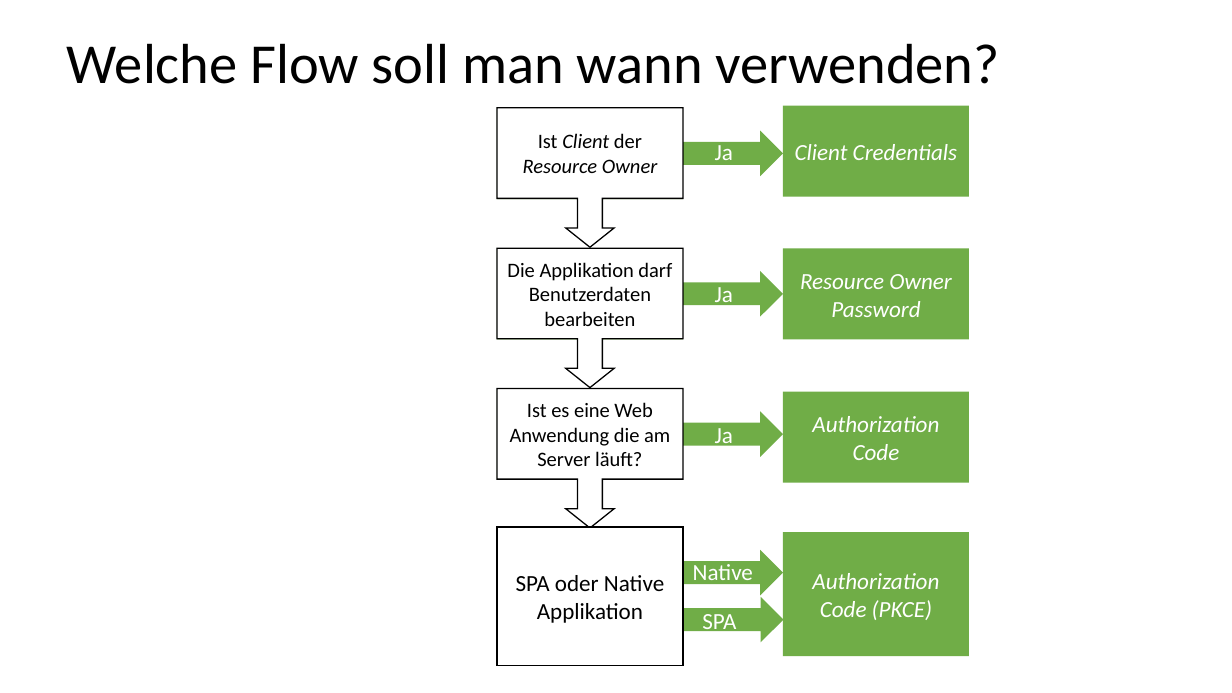
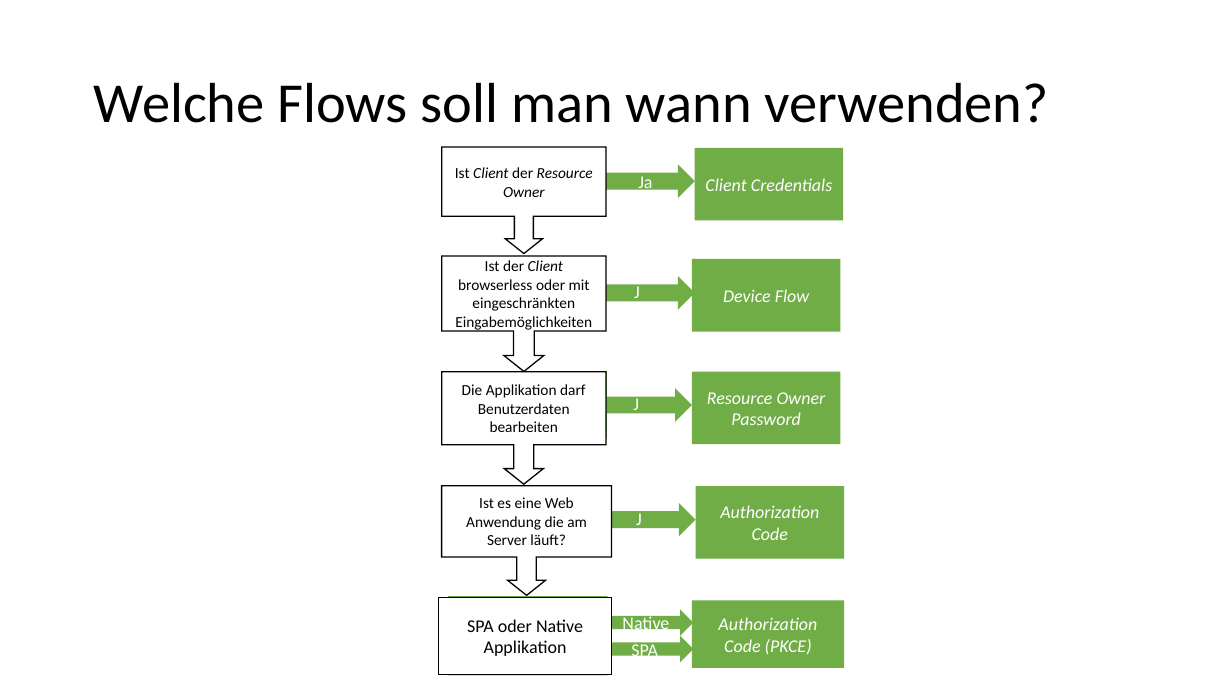
Before and after one commit to kalcik/talks-and-events, a slide deck: slide 41 of oidc-oauth/OpenIDConnect & OAuth.pptx (slide 39 before the commit). Drawn at 1232x693 pixels with LibreOffice and Linux fonts; fonts in the diff are those of the drawing. Boxes give left, top, right and bottom in pixels: in the first picture for what was removed or moved away, otherwise in the second. Text is boxed around its words. In the diff, an @@ line names an element or a change of style, - is before the commit and + after.

```diff
--- a/oidc-oauth/OpenIDConnect & OAuth.pptx
+++ b/oidc-oauth/OpenIDConnect & OAuth.pptx
@@ title at (94,82,1048,123): text changed @@
-Welche Flow soll man wann verwenden?
+Welche Flows soll man wann verwenden?
@@ down arrow callout "Ist Client der Resource Owner": place and size @@
-down arrow callout "Ist Client der Resource Owner" at (497,108,683,248)
+down arrow callout "Ist Client der Resource Owner" at (442,147,606,253)
@@ right arrow callout: place and size @@
-right arrow callout at (497,108,784,200)
+right arrow callout at (442,147,695,215)
@@ rectangle "Client Credentials": place and size @@
-rectangle "Client Credentials" at (783,105,969,196)
+rectangle "Client Credentials" at (695,148,844,221)
@@ text "Ja": place and size @@
-text "Ja" at (715,141,733,167)
+text "Ja" at (638,176,652,193)
@@ right arrow callout: place and size @@
-right arrow callout at (497,249,784,340)
+right arrow callout at (442,260,695,327)
@@ down arrow callout added at (442,256,606,372), fill #FFFFFF, outline #000000 1 pt, 12 pt, text #000000 @@
+Ist der Client browserless oder mit eingeschränkten Eingabemöglichkeiten
@@ rectangle added at (692,259,841,332), fill #70AD47, 14 pt, text #FFFFFF, italic @@
+Device Flow
@@ text "Ja": place and size @@
-text "Ja" at (715,287,733,309)
+text "Ja" at (626,276,651,299)
@@ size 16 to 12 pt in 3 elements at (442,147,606,253), (442,486,612,596), (442,372,606,484) @@
@@ down arrow callout "Die Applikation darf Benutzerdaten bearbeiten": place and size @@
-down arrow callout "Die Applikation darf Benutzerdaten bearbeiten" at (497,249,683,388)
+down arrow callout "Die Applikation darf Benutzerdaten bearbeiten" at (442,372,606,484)
@@ right arrow callout: place and size @@
-right arrow callout at (497,389,784,481)
+right arrow callout at (449,372,692,439)
@@ text "Ja": place and size @@
-text "Ja" at (715,428,733,449)
+text "Ja" at (625,388,650,411)
@@ size 18 to 14 pt in 10 elements at (638,176,652,193), (631,641,658,661), (626,276,651,299), (439,597,612,675), (622,614,669,634), (695,148,844,221), (625,388,650,411), (692,601,845,668), (696,486,845,559), (692,372,841,445) @@
@@ rectangle "Resource Owner Password": place and size @@
-rectangle "Resource Owner Password" at (783,249,969,339)
+rectangle "Resource Owner Password" at (692,372,841,445)
@@ down arrow callout "Ist es eine Web Anwendung ...": place and size @@
-down arrow callout "Ist es eine Web Anwendung ..." at (497,389,683,529)
+down arrow callout "Ist es eine Web Anwendung ..." at (442,486,612,596)
@@ right arrow callout: place and size @@
-right arrow callout at (497,527,784,618)
+right arrow callout at (445,486,696,554)
@@ text added at (628,503,653,526), 14 pt, text #FFFFFF @@
+Ja
@@ rectangle "Authorization Code": place and size @@
-rectangle "Authorization Code" at (783,392,969,482)
+rectangle "Authorization Code" at (696,486,845,559)
@@ rectangle "SPA oder Native Applikation": place and size @@
-rectangle "SPA oder Native Applikation" at (497,527,683,665)
+rectangle "SPA oder Native Applikation" at (439,597,612,675)
@@ right arrow callout: place and size @@
-right arrow callout at (497,574,784,665)
+right arrow callout at (448,596,694,649)
@@ right arrow callout added at (448,623,694,676), fill #70AD47 @@
@@ text "Native": place and size @@
-text "Native" at (693,564,753,587)
+text "Native" at (622,614,669,634)
@@ rectangle "Authorization Code (PKCE)": place and size @@
-rectangle "Authorization Code (PKCE)" at (783,532,969,656)
+rectangle "Authorization Code (PKCE)" at (692,601,845,668)
@@ text "SPA": place and size @@
-text "SPA" at (702,614,736,635)
+text "SPA" at (631,641,658,661)
```
Also in this commit, not shown: 5 other slides changed, 2 slides added, 7 other files.
